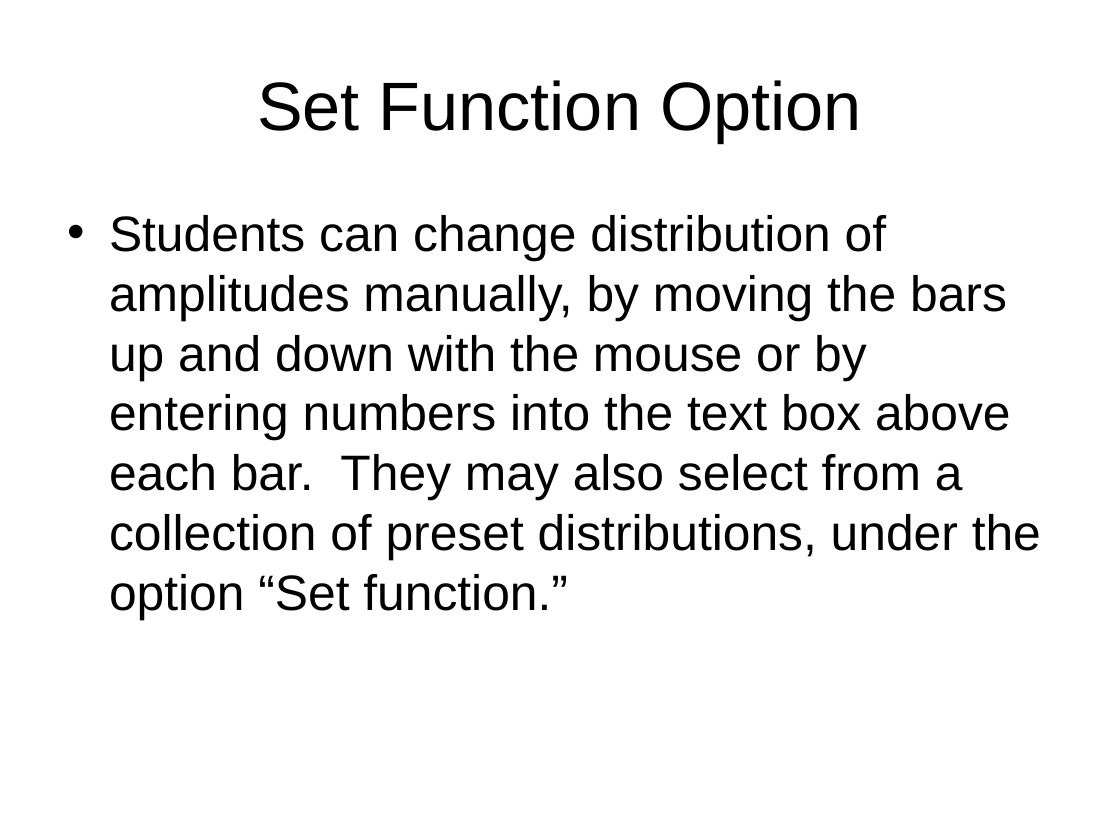
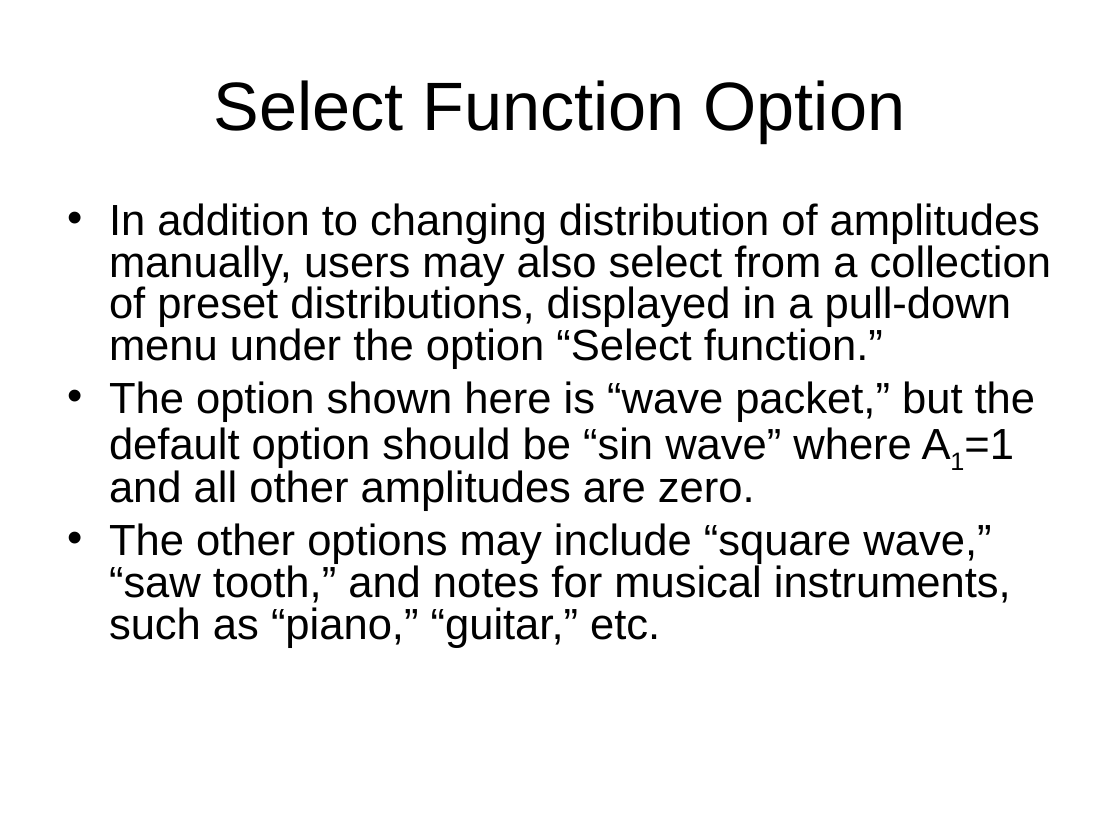
Before and after one commit to azharawaw/sim, a slide deck: slide 10 of trunk/fourier/doc/Fourier_Design_Outline.ppt (slide 6 before the commit). Drawn at 1120x840 pixels with LibreOffice and Linux fonts; fonts in the diff are those of the drawing. Boxes give left, top, right and bottom in pixels: in the first picture for what was removed or moved away, otherwise in the second. Text is boxed around its words. In the diff, an @@ line names an element or a change of style, - is before the commit and + after.

```diff
--- a/trunk/fourier/doc/Fourier_Design_Outline.ppt
+++ b/trunk/fourier/doc/Fourier_Design_Outline.ppt
@@ title at (213,80,905,143): text changed @@
-Set Function Option
+Select Function Option
@@ text at (109,203,1051,648): text changed; size 32 to 28 pt @@
-• Students can change distribution of amplitudes manually, by moving the bars up and down with the mouse or by entering numbers into the text box above each bar. They may also select from a collection of preset distributions, under the option “Set function.”
+• In addition to changing distribution of amplitudes manually, users may also select from a collection of preset distributions, displayed in a pull-down menu under the option “Select function.”
+• The option shown here is “wave packet,” but the default option should be “sin wave” where A1=1 and all other amplitudes are zero.
+• The other options may include “square wave,” “saw tooth,” and notes for musical instruments, such as “piano,” “guitar,” etc.
```
Also in this commit, not shown: 10 other slides changed, 16 slides added, 6 slides removed.
